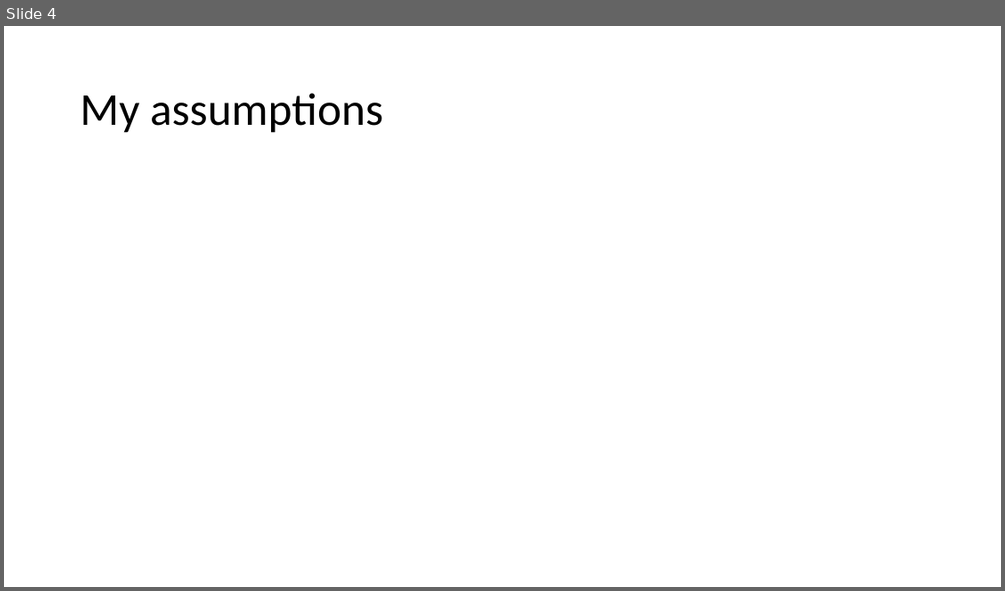
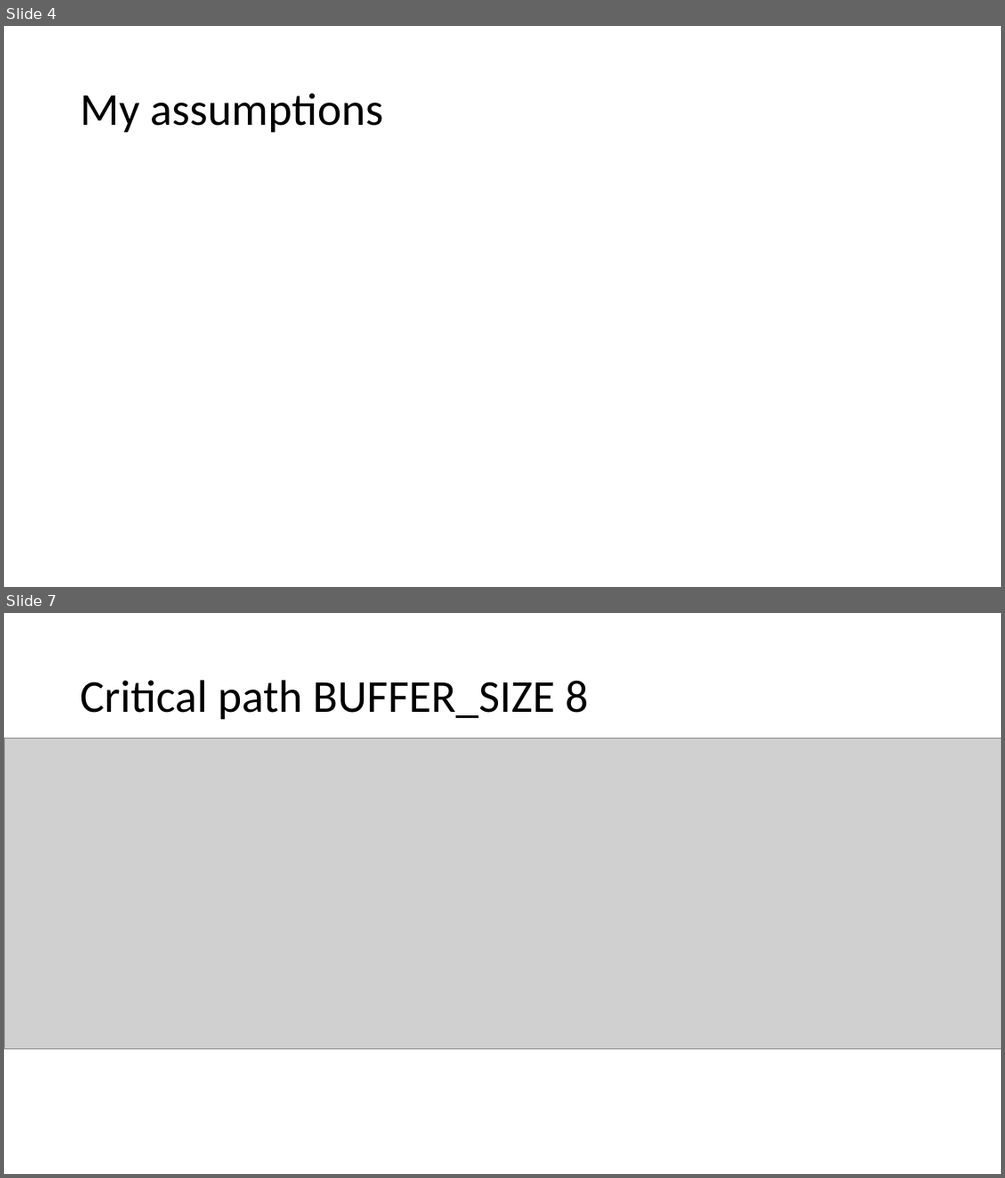
Before and after one commit to lepaulse/fifo, a slide deck: Asynchronous FIFO.pptx. Shown one above the other, each under a label of ours: slide 4 before the commit, slides 4 and 7 after it; the slides between them are not shown. The pictures are 1005x591 and 1005x1178 pixels, drawn with LibreOffice and Linux fonts; fonts in the diff are those of the drawing; grey boxes stand for pictures. Boxes give left, top, right and bottom in pixels: in the first picture for what was removed or moved away, otherwise in the second. Text is boxed around its words. In the diff, an @@ line names an element or a change of style, - is before the commit and + after.

```diff
--- a/Asynchronous FIFO.pptx
+++ b/Asynchronous FIFO.pptx
@@ slide 7 added at (4,613,1001,1174), background #FFFFFF @@
@@ title added at (80,680,588,720), 44 pt, text #000000 @@
+Critical path BUFFER_SIZE 8
@@ picture added at (4,738,1001,1049) @@
```
Also in this commit, not shown: 3 other slides added, 5 other files.
